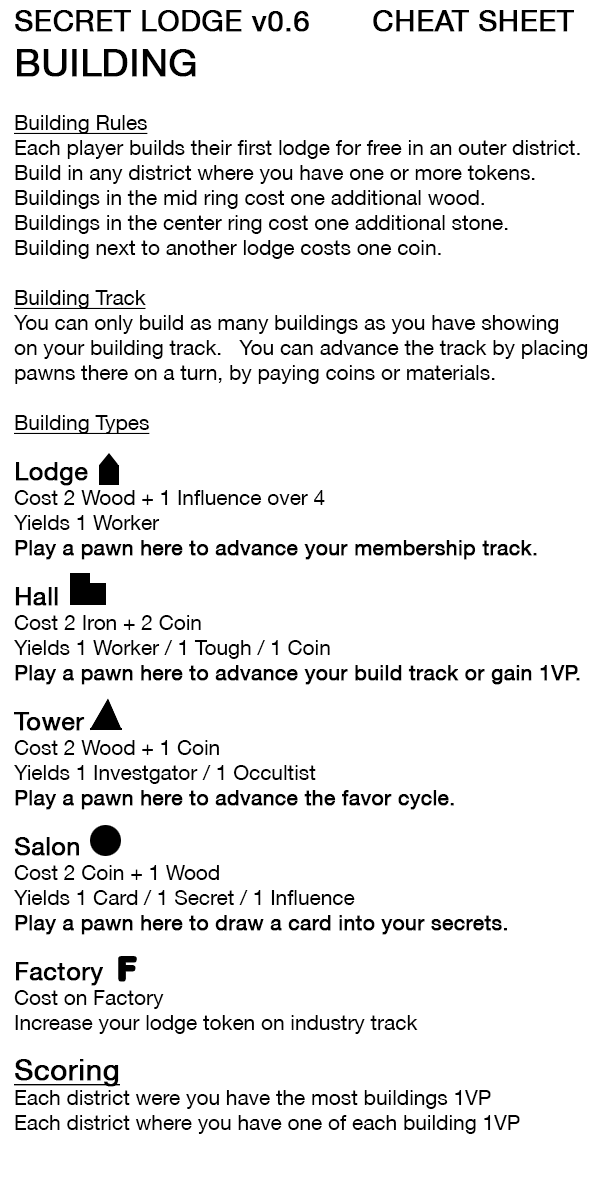
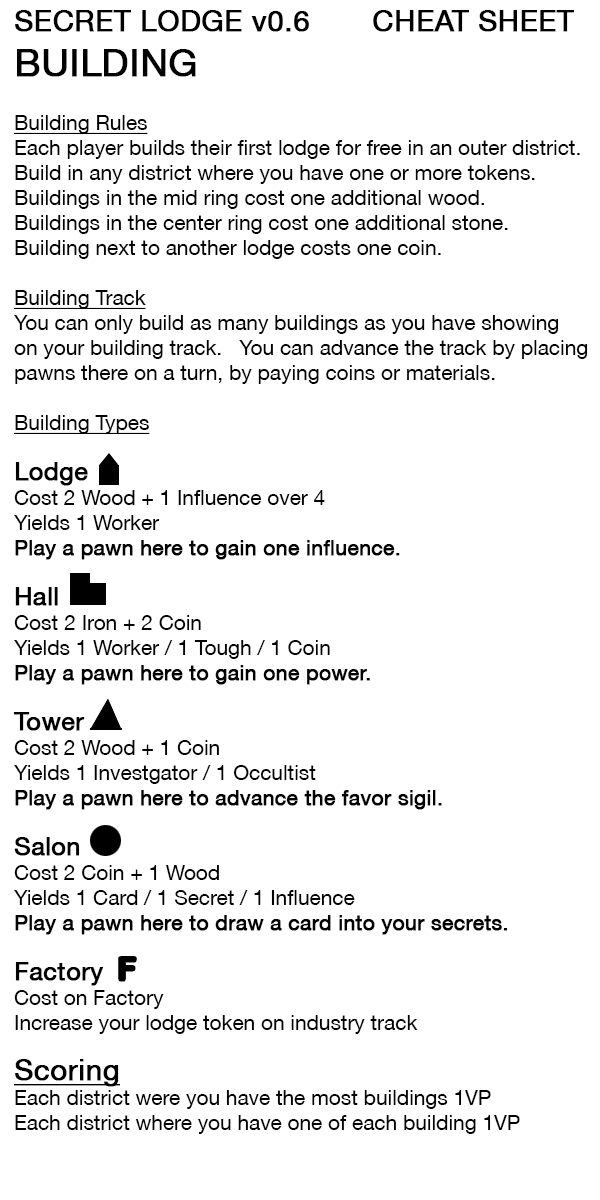
The second w=600, h=1200 image is a revision of the first. Changes to its layers:
painted on "BUILDING Building Rules Each player builds their first lodge f" over [13, 462, 580, 986]
